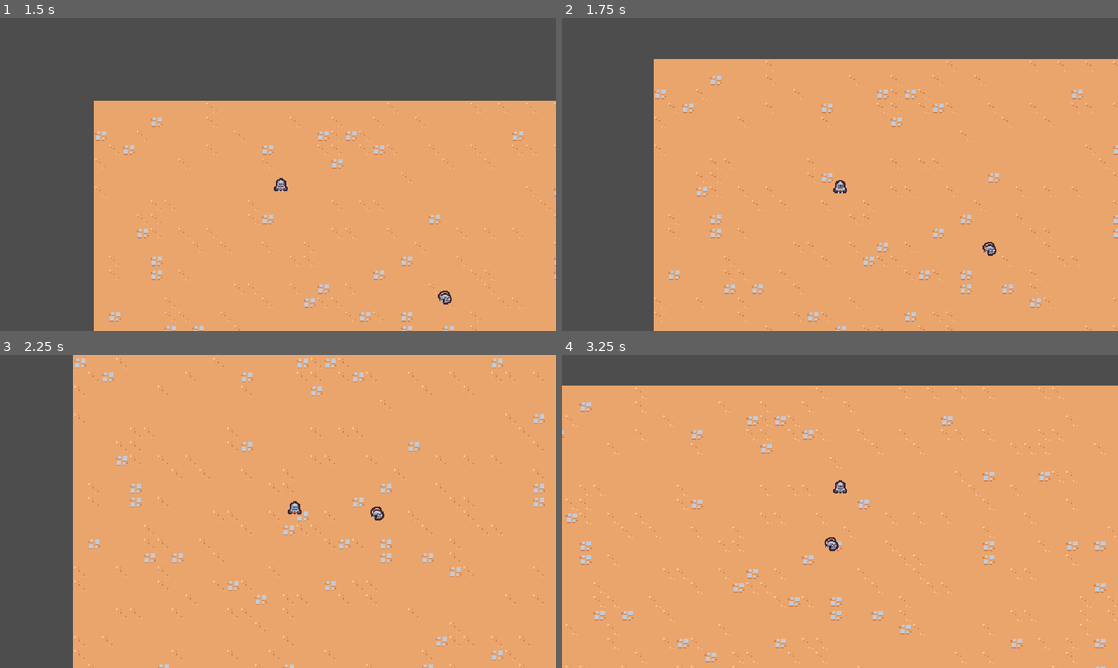
Above: before the commit, frames 1-4 (two rows, left to right).
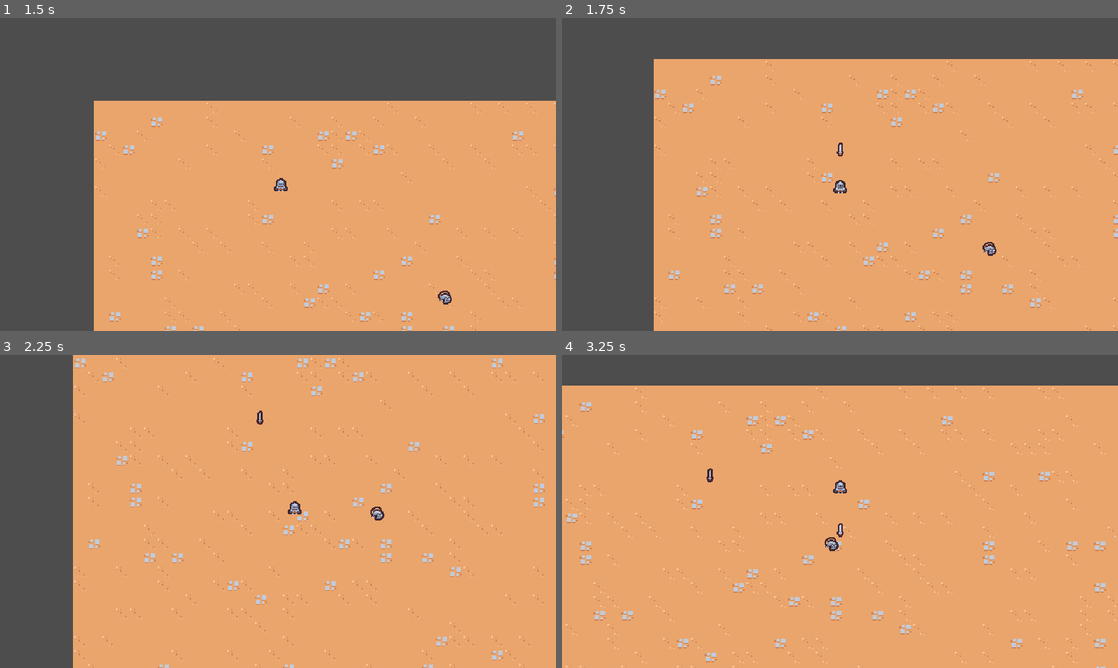
Above: after the commit, the same moments.

Repository: ToraSpaceLab/Survivors
Game: Godot game, scene res://scenes/main/main.tscn
The game is run twice, just before and just after one commit, with the same random seed, the same clock (stepped at 60 frames per second) and the same inputs.
Inputs:
- Up to frame 1 (1.5 s): hold D (move_right) 0.53-1.28 s; hold S (move_down) from 1.28 s (still down)
- Up to frame 2 (1.75 s): keep holding S (move_down)
- Up to frame 3 (2.25 s): release S (move_down) at 2.03 s; hold D (move_right) from 2.03 s (still down)
- Up to frame 4 (3.25 s): release D (move_right) at 2.78 s; hold W (move_up) from 2.78 s (still down)

Frame 1 is identical in both runs. In frame 2, less than 0.1% of the frame differs, in the area x 49-51%, y 39-45%; in frame 3, less than 0.1%; in frame 4, less than 0.1%, in the area x 26-51%, y 36-59%.

Commit message:
Creating the first sword ability

Diff:
--- /dev/null
+++ b/scenes/ability/sword_ability/sword_ability.tscn
@@ -0,0 +1,9 @@
+[gd_scene load_steps=2 format=3 uid="uid://b0lwqvy0nwd6r"]
+
+[ext_resource type="Texture2D" uid="uid://3mpm640a0xo3" path="res://scenes/ability/sword_ability/sword.png" id="1_14xrd"]
+
+[node name="SwordAbility" type="Node2D"]
+
+[node name="Sprite2D" type="Sprite2D" parent="."]
+texture = ExtResource("1_14xrd")
+offset = Vector2(0, -4)
--- /dev/null
+++ b/scenes/ability/sword_ability_controller/sword_ability_controller.gd
@@ -0,0 +1,17 @@
+extends Node
+@export var sword_ability: PackedScene
+
+
+# Called when the node enters the scene tree for the first time.
+func _ready() -> void:
+	$Timer.timeout.connect(on_timer_timeout)
+
+
+func on_timer_timeout():
+	var player = get_tree().get_first_node_in_group("player") as Node2D
+	if player == null:
+		return
+
+	var sword_instance = sword_ability.instantiate() as Node2D
+	player.get_parent().add_child(sword_instance)
+	sword_instance.global_position = player.global_position
--- /dev/null
+++ b/scenes/ability/sword_ability_controller/sword_ability_controller.tscn
@@ -0,0 +1,12 @@
+[gd_scene load_steps=3 format=3 uid="uid://blxav2y3kx7xc"]
+
+[ext_resource type="Script" path="res://scenes/ability/sword_ability_controller/sword_ability_controller.gd" id="1_pnms5"]
+[ext_resource type="PackedScene" uid="uid://b0lwqvy0nwd6r" path="res://scenes/ability/sword_ability/sword_ability.tscn" id="2_vl170"]
+
+[node name="SwordAbilityController" type="Node"]
+script = ExtResource("1_pnms5")
+sword_ability = ExtResource("2_vl170")
+
+[node name="Timer" type="Timer" parent="."]
+wait_time = 1.5
+autostart = true
--- a/scenes/player/player.tscn
+++ b/scenes/player/player.tscn
@@ -1,7 +1,8 @@
-[gd_scene load_steps=4 format=3 uid="uid://8ejylbqrb6kd"]
+[gd_scene load_steps=5 format=3 uid="uid://8ejylbqrb6kd"]
 
 [ext_resource type="Texture2D" uid="uid://c3d2wxkok2yys" path="res://scenes/player/player.png" id="1_2ybfy"]
 [ext_resource type="Script" path="res://scenes/player/player.gd" id="1_k4hjh"]
+[ext_resource type="PackedScene" uid="uid://blxav2y3kx7xc" path="res://scenes/ability/sword_ability_controller/sword_ability_controller.tscn" id="2_5qvnh"]
 
 [sub_resource type="CircleShape2D" id="CircleShape2D_u1rnc"]
 radius = 5.0
@@ -10,6 +11,10 @@
 collision_layer = 0
 script = ExtResource("1_k4hjh")
 
+[node name="AbilityManager" type="Node" parent="."]
+
+[node name="SwordAbilityController" parent="AbilityManager" instance=ExtResource("2_5qvnh")]
+
 [node name="Sprite2D" type="Sprite2D" parent="."]
 texture = ExtResource("1_2ybfy")
 offset = Vector2(0, -8)
Binary file added: scenes/ability/sword_ability/sword.png
Not shown, added: scenes/ability/sword_ability/sword.png.import
